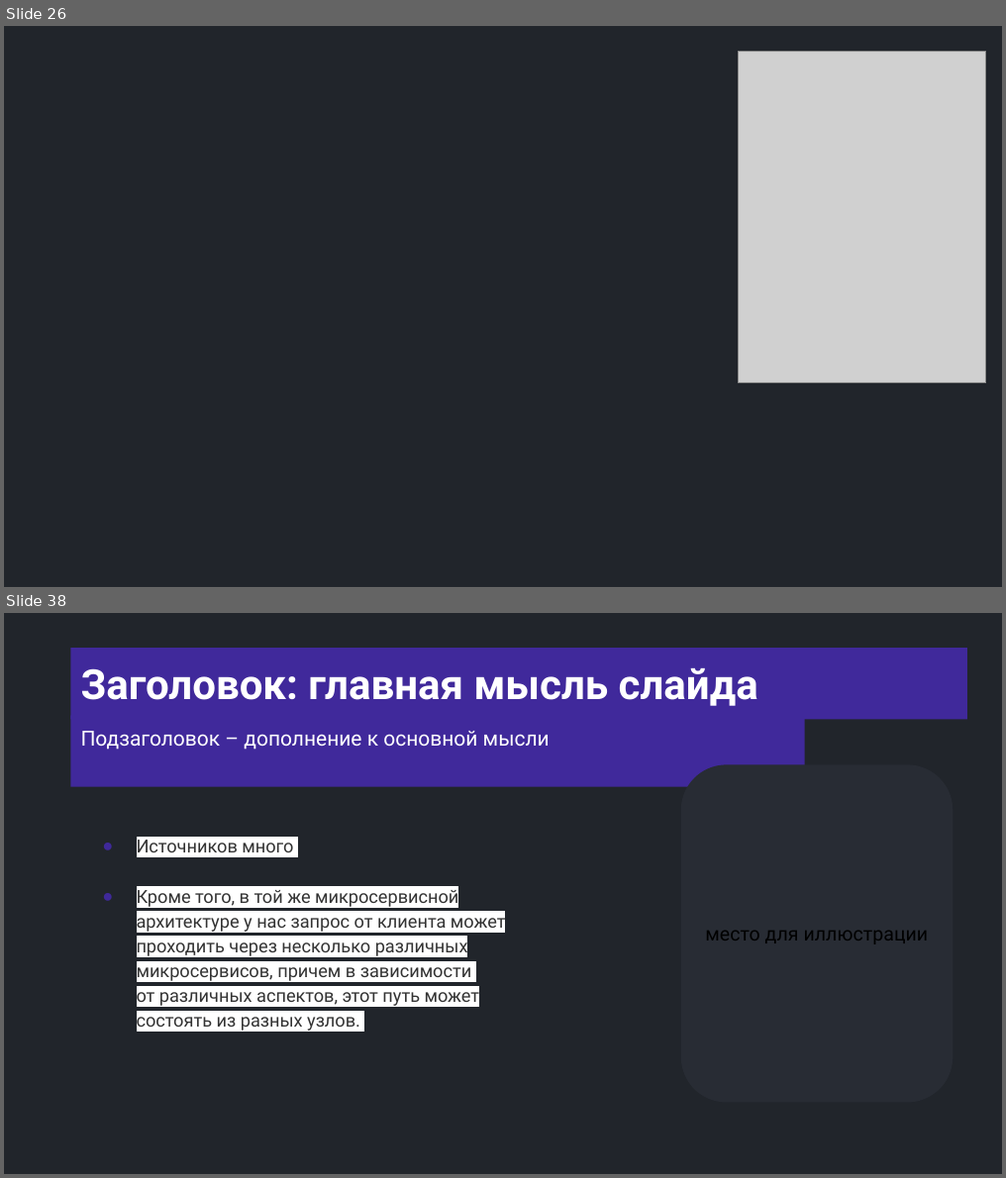
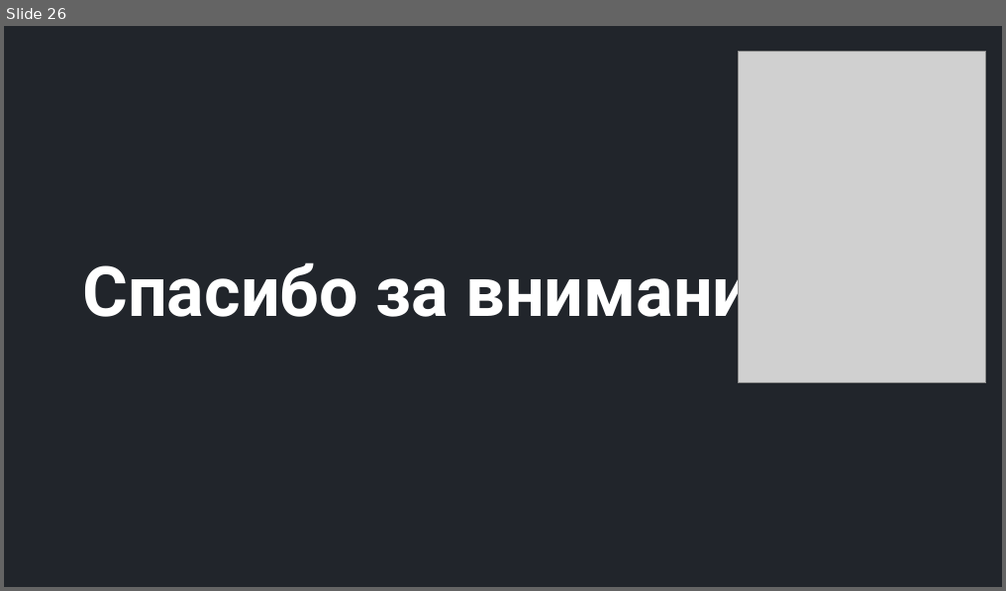
Before and after one commit to semusv/Bank_analyzer, a slide deck: bank_analyzer.pptx. Shown one above the other, each under a label of ours: slides 26 and 38 before the commit, slide 26 after it; the slides between them are not shown. The pictures are 1006x1178 and 1006x591 pixels, drawn with LibreOffice and Linux fonts; fonts in the diff are those of the drawing; grey boxes stand for pictures; background and template pictures are left out. Boxes give left, top, right and bottom in pixels: in the first picture for what was removed or moved away, otherwise in the second. Text is boxed around its words. In the diff, an @@ line names an element or a change of style, - is before the commit and + after.

```diff
--- a/bank_analyzer.pptx
+++ b/bank_analyzer.pptx
@@ slide 38 removed at box(4, 613, 1002, 1174), background #21252B @@
@@ title removed at box(71, 648, 967, 719) @@
-Заголовок: главная мысль слайда
@@ title removed at box(81, 731, 549, 750) @@
-Подзаголовок – дополнение к основной мысли
@@ rounded rectangle removed at box(680, 764, 952, 1102) @@
-место для иллюстрации
@@ text removed at box(137, 840, 506, 1033) @@
-● Источников много
-● Кроме того, в той же микросервисной архитектуре у нас запрос от клиента может проходить через несколько различных микросервисов, причем в зависимости
-от различных аспектов, этот путь может состоять из разных узлов.
@@ slide 26 changed as well @@
@@ title "Спасибо за внимание!" at box(82, 253, 808, 332): text colour #21252B to #FFFFFF @@
```
Also in this commit, not shown: 21 other slides changed, 3 slides added, 34 other slides removed, 14 other files.
